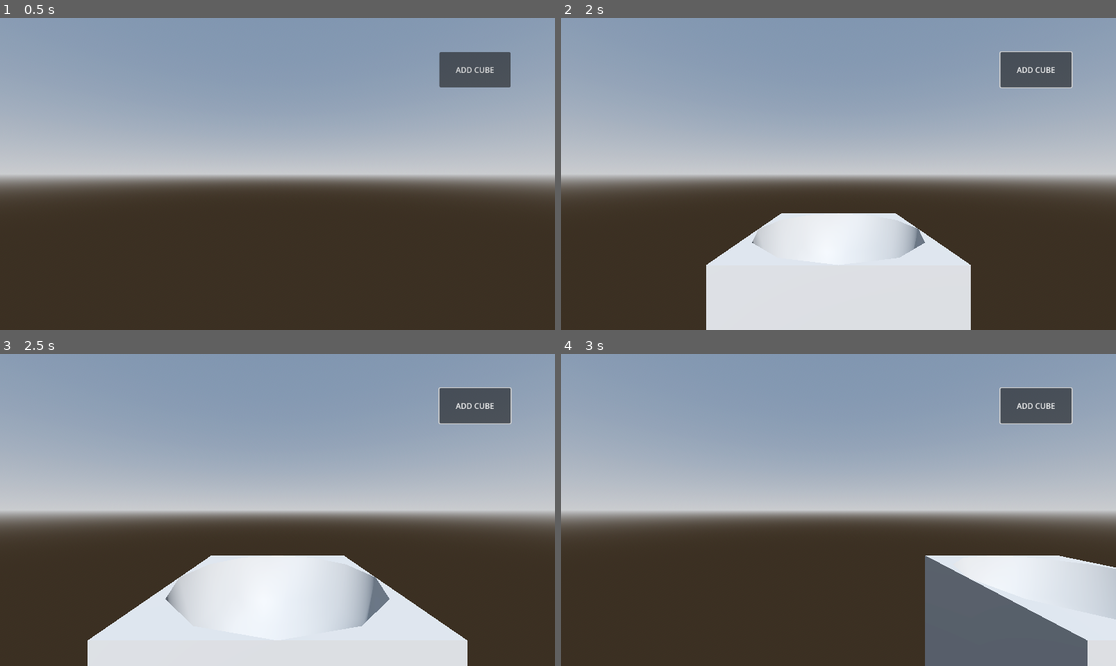
Above: before the commit, frames 1-4 (two rows, left to right).
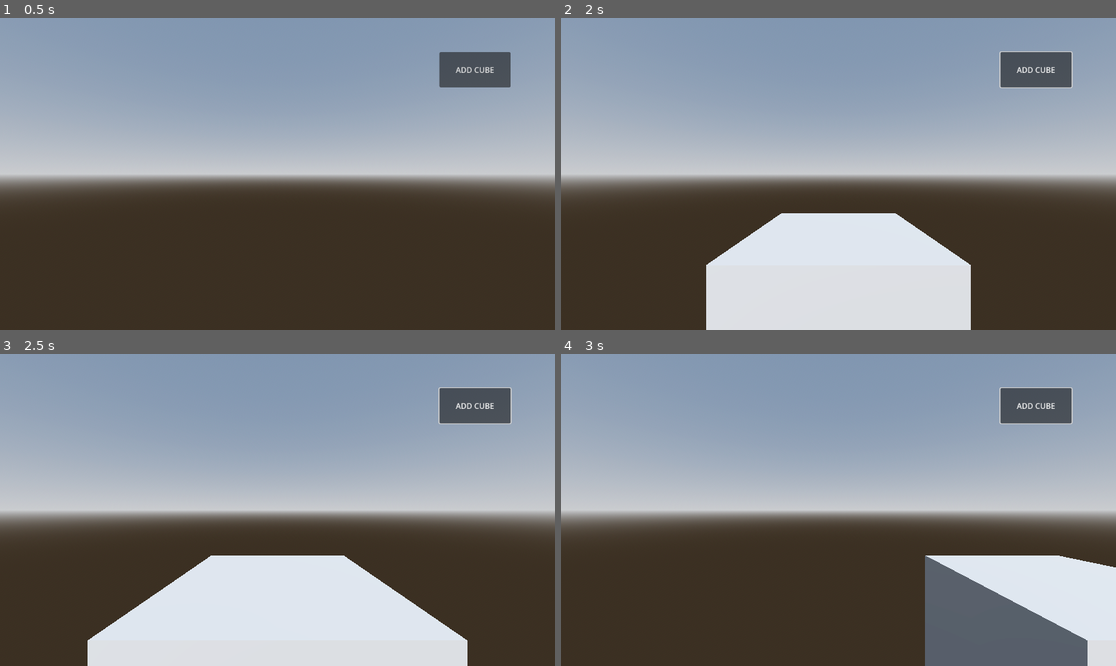
Above: after the commit, the same moments.

Repository: dhruvchadha2212/new-game-project
Game: Godot game, scene res://scenes/Main.tscn
The game is run twice, just before and just after one commit, with the same random seed, the same clock (stepped at 60 frames per second) and the same inputs.
Inputs (mouse positions are in pixels of both pictures, inside the frame that each line leads up to):
- Up to frame 1 (0.5 s): no input
- Up to frame 2 (2 s): click "ADD CUBE" at 0.5 s; tap Enter at 1.25 s; move the mouse to (810, 236) at 1.27 s; hold W from 1.28 s (still down); tap Q at 1.35 s; click (810, 236) at 1.42 s
- Up to frame 3 (2.5 s): release W at 2 s; drag from (444, 556) to (249, 572) at 2.02 s
- Up to frame 4 (3 s): tap Space at 2.75 s; move the mouse to (672, 463) at 2.77 s; hold A from 2.78 s (still down); tap Shift at 2.85 s; click (672, 463) at 2.92 s

Frame 1 is identical in both runs. In frame 2, 0.4% of the frame differs, in the area x 34-66%, y 65-77%; in frame 3, 1.2%, in the area x 29-71%, y 68-89%; in frame 4, 0.3%.

Commit message:
Restructuring

Diff:
--- a/scenes/Cube.tscn
+++ b/scenes/Cube.tscn
@@ -1,13 +1,17 @@
-[gd_scene load_steps=2 format=3 uid="uid://bhr7ioc0ky5rl"]
+[gd_scene load_steps=4 format=3 uid="uid://ddppfk6w8r3gh"]
 
 [ext_resource type="Script" uid="uid://bhj42c80nr4hn" path="res://scripts/cube_mover.gd" id="1_7u18d"]
 
-[node name="CSGCombiner3D" type="CSGCombiner3D"]
-use_collision = true
+[sub_resource type="BoxShape3D" id="BoxShape3D_7u18d"]
+
+[sub_resource type="BoxMesh" id="BoxMesh_7u18d"]
+
+[node name="Cube" type="StaticBody3D"]
 script = ExtResource("1_7u18d")
 
-[node name="CSGBox3D" type="CSGBox3D" parent="."]
+[node name="CollisionShape3D" type="CollisionShape3D" parent="."]
+shape = SubResource("BoxShape3D_7u18d")
 
-[node name="CSGSphere3D" type="CSGSphere3D" parent="CSGBox3D"]
-transform = Transform3D(1, 0, 0, 0, 1, 0, 0, 0, 1, 0, 0.5, 0)
-operation = 2
+[node name="MeshInstance3D" type="MeshInstance3D" parent="."]
+mesh = SubResource("BoxMesh_7u18d")
+skeleton = NodePath("")
--- a/scenes/Main.tscn
+++ b/scenes/Main.tscn
@@ -1,9 +1,10 @@
-[gd_scene load_steps=8 format=3 uid="uid://qm1ilyylwca5"]
+[gd_scene load_steps=9 format=3 uid="uid://qm1ilyylwca5"]
 
 [ext_resource type="Script" uid="uid://wat4nuk8i82f" path="res://scripts/cube_spawner.gd" id="1_0bbpv"]
 [ext_resource type="Script" uid="uid://u1gm6ms462um" path="res://scripts/camera.gd" id="1_elqb8"]
-[ext_resource type="PackedScene" uid="uid://bhr7ioc0ky5rl" path="res://scenes/Cube.tscn" id="2_rarhs"]
+[ext_resource type="PackedScene" uid="uid://ddppfk6w8r3gh" path="res://scenes/Cube.tscn" id="2_rarhs"]
 [ext_resource type="PackedScene" uid="uid://l1cdwxr6isrx" path="res://scenes/CanvasLayer.tscn" id="2_rvslj"]
+[ext_resource type="Script" uid="uid://be7u6hyw8y28l" path="res://scripts/drag_manager.gd" id="5_vcsgt"]
 
 [sub_resource type="ProceduralSkyMaterial" id="ProceduralSkyMaterial_4xowi"]
 sky_horizon_color = Color(0.662243, 0.671743, 0.686743, 1)
@@ -43,3 +44,6 @@
 [node name="CanvasLayer" parent="Control" instance=ExtResource("2_rvslj")]
 
 [node name="CubeContainer" type="Node" parent="."]
+
+[node name="DragManager" type="Node3D" parent="."]
+script = ExtResource("5_vcsgt")
--- a/scripts/cube_mover.gd
+++ b/scripts/cube_mover.gd
@@ -1,18 +1,14 @@
-extends CSGCombiner3D
+extends StaticBody3D
 
 var camera: Camera3D
 
 var dragging = false
 
-func _input(event):
-	if event is InputEventMouseButton and event.button_index == MOUSE_BUTTON_LEFT:
-		if event.pressed:
-			# Check if the mouse is over this cube
-			if _is_mouse_over():
-				dragging = true
-		else:
-			# Mouse button released
-			dragging = false
+func on_drag_start():
+	dragging = true
+
+func on_drag_end():
+	dragging = false
 
 func _process(delta):
 	if dragging:
@@ -31,26 +27,3 @@
 				round(intersection.z)
 			)
 			global_position = snapped_pos
-
-func _is_mouse_over() -> bool:
-	var mouse_pos = get_viewport().get_mouse_position()
-	var space_state = get_world_3d().direct_space_state
-
-# Define ray start and end points
-	var origin = camera.project_ray_origin(mouse_pos)
-	var end = origin + camera.project_ray_normal(mouse_pos) * 1000  # 1000 is the ray length
-
-	# Create query parameters instance
-	var query = PhysicsRayQueryParameters3D.create(origin, end)
-
-	# Optional: exclude self or other objects
-	# query.exclude = [self]
-
-	# Optional: set collision mask if needed
-	# query.collision_mask = 1
-
-	# Perform the raycast
-	var result = space_state.intersect_ray(query)
-
-	# Check if we hit this cube
-	return result and result.collider == self
--- /dev/null
+++ b/scripts/drag_manager.gd
@@ -0,0 +1,23 @@
+extends Node3D
+
+@onready var camera: Camera3D = %Camera3D
+
+var dragged_object: Node = null
+
+func _unhandled_input(event):
+	if event is InputEventMouseButton and event.button_index == MOUSE_BUTTON_LEFT:
+		if event.pressed:
+			var mouse_pos = get_viewport().get_mouse_position()
+			var origin = camera.project_ray_origin(mouse_pos)
+			var end = origin + camera.project_ray_normal(mouse_pos) * 1000
+
+			var space_state = get_world_3d().direct_space_state
+			var query = PhysicsRayQueryParameters3D.create(origin, end)
+			var result = space_state.intersect_ray(query)
+			if result and result.collider:
+				dragged_object = result.collider
+				dragged_object.on_drag_start()
+		else:
+			if dragged_object:
+				dragged_object.on_drag_end()
+				dragged_object = null
Not shown, added: scripts/drag_manager.gd.uid
